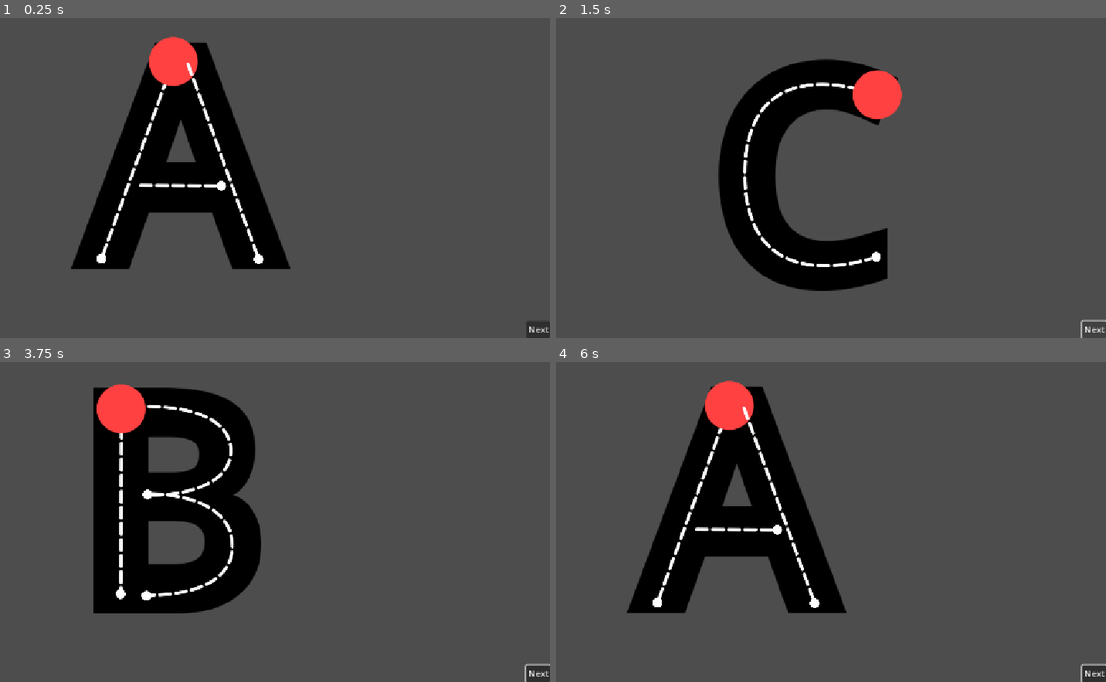
Above: before the commit, frames 1-4 (two rows, left to right).
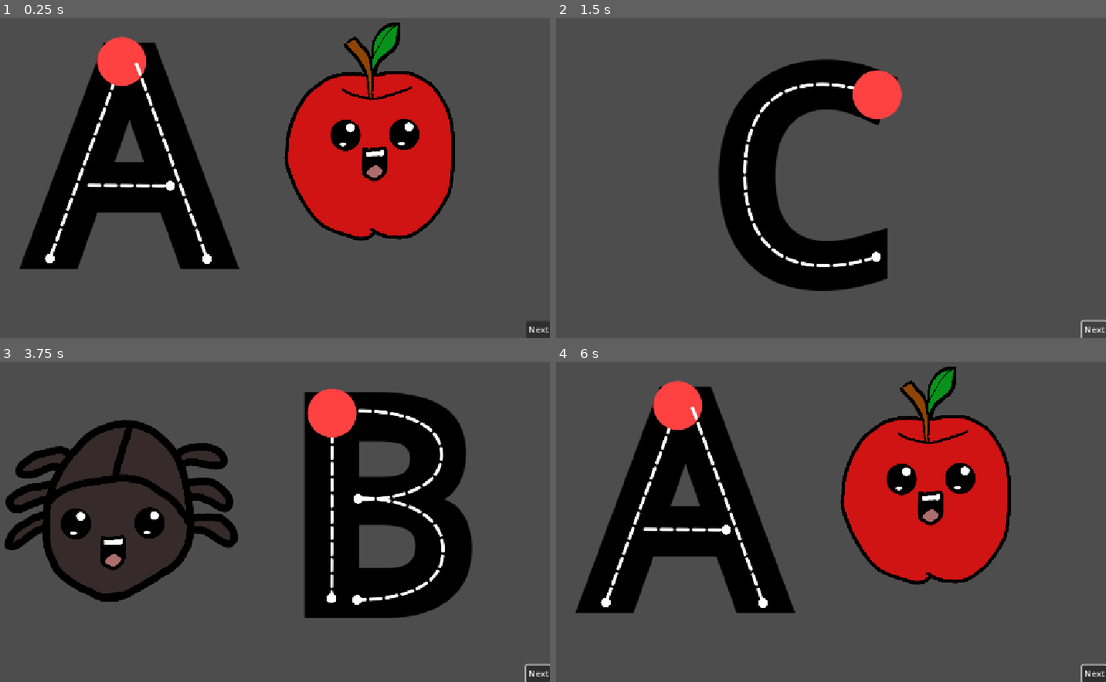
Above: after the commit, the same moments.

Repository: BlazingNeutron/urban-garbanzo
Game: Godot game, scene res://scenes/main_stage.tscn
The game is run twice, just before and just after one commit, with the same random seed, the same clock (stepped at 60 frames per second) and the same inputs.
Inputs (mouse positions are in pixels of both pictures, inside the frame that each line leads up to):
- Up to frame 1 (0.25 s): no input
- Up to frame 2 (1.5 s): click "Next" at 0.5 s; click "Next" at 1.25 s
- Up to frame 3 (3.75 s): click "Next" at 2 s; tap Enter at 2.75 s; move the mouse to (379, 490) at 2.77 s; press the mouse at (379, 490) at 2.78 s; tap Space at 3.5 s; move the mouse to (115, 525) at 3.52 s; release the mouse at (115, 525) at 3.53 s; click (115, 525) at 3.6 s
- Up to frame 4 (6 s): tap Enter at 4.25, 5.75 s; move the mouse to (858, 432) at 4.27 s; press the mouse at (858, 432) at 4.28 s; tap Space at 5 s; move the mouse to (765, 576) at 5.02 s; release the mouse at (765, 576) at 5.03 s; click (765, 576) at 5.1 s; move the mouse to (985, 560) at 5.77 s; press the mouse at (985, 560) at 5.78 s

The runs differ from the first frame. In frame 1, 33% of the frame differs, in the area x 3-83%, y 1-79%; in frame 2, nothing differs; in frame 3, 39%, in the area x 0-86%, y 6-80%; in frame 4, 33%.

Commit message:
Added an image for A and B

Diff:
--- a/scenes/letter.tscn
+++ b/scenes/letter.tscn
@@ -10,10 +10,12 @@
 offset_bottom = 40.0
 
 [node name="RichTextLabel" type="RichTextLabel" parent="."]
-offset_right = 194.0
-offset_bottom = 390.0
+offset_left = 379.0
+offset_top = 103.0
+offset_right = 764.0
+offset_bottom = 585.0
 theme_override_colors/default_color = Color(0, 0, 0, 1)
-theme_override_font_sizes/bold_font_size = 286
+theme_override_font_sizes/bold_font_size = 533
 bbcode_enabled = true
 text = "[b][/b]"
 fit_content = true
--- a/scenes/letters/capital_letter_a.tscn
+++ b/scenes/letters/capital_letter_a.tscn
@@ -1,6 +1,7 @@
-[gd_scene load_steps=10 format=3 uid="uid://bf1c8wyj844nu"]
+[gd_scene load_steps=11 format=3 uid="uid://bf1c8wyj844nu"]
 
 [ext_resource type="PackedScene" uid="uid://4gktlgtprxfr" path="res://scenes/letter.tscn" id="1_fhq2p"]
+[ext_resource type="Texture2D" uid="uid://lok1ljs2wc50" path="res://assets/images/capital-a.png" id="2_4sjcs"]
 [ext_resource type="Texture2D" uid="uid://c7qcdvq3kvg3y" path="res://assets/images/grab-indicator.png" id="2_idmqx"]
 [ext_resource type="Script" uid="uid://snujoof1kuvo" path="res://scripts/letter_path.gd" id="3_hg2tj"]
 [ext_resource type="Texture2D" uid="uid://c7w11x3h84ksb" path="res://assets/images/dashed.png" id="3_r2by1"]
@@ -30,13 +31,23 @@
 
 [node name="Letter" parent="." instance=ExtResource("1_fhq2p")]
 
+[node name="Background" parent="Letter" index="0"]
+offset_left = 511.0
+offset_top = -28.0
+offset_right = 1511.0
+offset_bottom = 972.0
+scale = Vector2(0.7, 0.7)
+texture = ExtResource("2_4sjcs")
+
 [node name="RichTextLabel" parent="Letter" index="1"]
-offset_left = 246.0
+offset_left = 150.0
 offset_top = -51.0
-offset_right = 752.0
+offset_right = 656.0
 offset_bottom = 676.0
-theme_override_font_sizes/bold_font_size = 533
 text = "     [b]A[/b]"
+
+[node name="LetterPaths" parent="Letter" index="2"]
+position = Vector2(-96, 0)
 
 [node name="LetterPath" type="Path2D" parent="Letter/LetterPaths" index="0"]
 material = SubResource("ShaderMaterial_0e8a5")
--- a/scenes/letters/capital_letter_b.tscn
+++ b/scenes/letters/capital_letter_b.tscn
@@ -1,7 +1,8 @@
-[gd_scene load_steps=11 format=3 uid="uid://diva8vi78dcq4"]
+[gd_scene load_steps=12 format=3 uid="uid://diva8vi78dcq4"]
 
 [ext_resource type="PackedScene" uid="uid://4gktlgtprxfr" path="res://scenes/letter.tscn" id="1_svvq7"]
 [ext_resource type="Script" uid="uid://snujoof1kuvo" path="res://scripts/letter_path.gd" id="2_2xpwc"]
+[ext_resource type="Texture2D" uid="uid://dkhvkoyvh7bij" path="res://assets/images/capital-b.png" id="2_kohs7"]
 [ext_resource type="Texture2D" uid="uid://c7w11x3h84ksb" path="res://assets/images/dashed.png" id="3_302aa"]
 [ext_resource type="Texture2D" uid="uid://c533vh6peh46i" path="res://assets/images/end-dot.png" id="4_nxb2r"]
 [ext_resource type="Texture2D" uid="uid://c7qcdvq3kvg3y" path="res://assets/images/grab-indicator.png" id="5_3tsar"]
@@ -30,13 +31,23 @@
 
 [node name="Letter" instance=ExtResource("1_svvq7")]
 
+[node name="Background" parent="." index="0"]
+offset_left = -7.00003
+offset_top = -30.0
+offset_right = 993.0
+offset_bottom = 970.0
+scale = Vector2(0.7, 0.7)
+texture = ExtResource("2_kohs7")
+
 [node name="RichTextLabel" parent="." index="1"]
-offset_left = 250.0
-offset_top = -51.0
-offset_right = 612.0
-offset_bottom = 676.0
-theme_override_font_sizes/bold_font_size = 533
+offset_left = 643.0
+offset_top = -43.0
+offset_right = 1023.0
+offset_bottom = 684.0
 text = "[b]B[/b]"
+
+[node name="LetterPaths" parent="." index="2"]
+position = Vector2(393, 8)
 
 [node name="LetterPath" type="Path2D" parent="LetterPaths" index="0"]
 material = SubResource("ShaderMaterial_0e8a5")
--- a/scenes/letters/capital_letter_c.tscn
+++ b/scenes/letters/capital_letter_c.tscn
@@ -21,7 +21,6 @@
 offset_top = -17.0
 offset_right = 781.0
 offset_bottom = 710.0
-theme_override_font_sizes/bold_font_size = 533
 text = "[b]C[/b]"
 
 [node name="LetterPath" type="Path2D" parent="LetterPaths" index="0"]
--- a/scenes/letters/capital_letter_d.tscn
+++ b/scenes/letters/capital_letter_d.tscn
@@ -27,7 +27,6 @@
 offset_top = -25.0
 offset_right = 773.0
 offset_bottom = 702.0
-theme_override_font_sizes/bold_font_size = 533
 text = "[b]D[/b]"
 
 [node name="LetterPath" type="Path2D" parent="LetterPaths" index="0"]
--- a/scripts/drag.gd
+++ b/scripts/drag.gd
@@ -16,7 +16,7 @@
 	next_path()
 
 func _physics_process(delta: float) -> void:
-	if get_global_mouse_position().distance_to(sprite.global_position) > 50:
+	if get_global_mouse_position().distance_to(sprite.global_position) > 80:
 		dragging = false
 	var next_path_point = path.curve.get_baked_points()[curve_index]
 	var pull_direction = sprite.global_position.direction_to(get_global_mouse_position())
@@ -37,8 +37,6 @@
 func next_path() -> void:
 	path_index += 1
 	curve_index = 1
-	pressed = false
-	dragging = false
 	line = Line2D.new()
 	line.width = 80
 	line.default_color = Color.AQUA
Binary file added: assets/images/capital-a.png
Not shown, added: assets/images/capital-a.png.import
Binary file added: assets/images/capital-b.png
Not shown, added: assets/images/capital-b.png.import
Not shown, changed: assets/images/capital-a.kra
Not shown, added: assets/images/capital-b.kra
